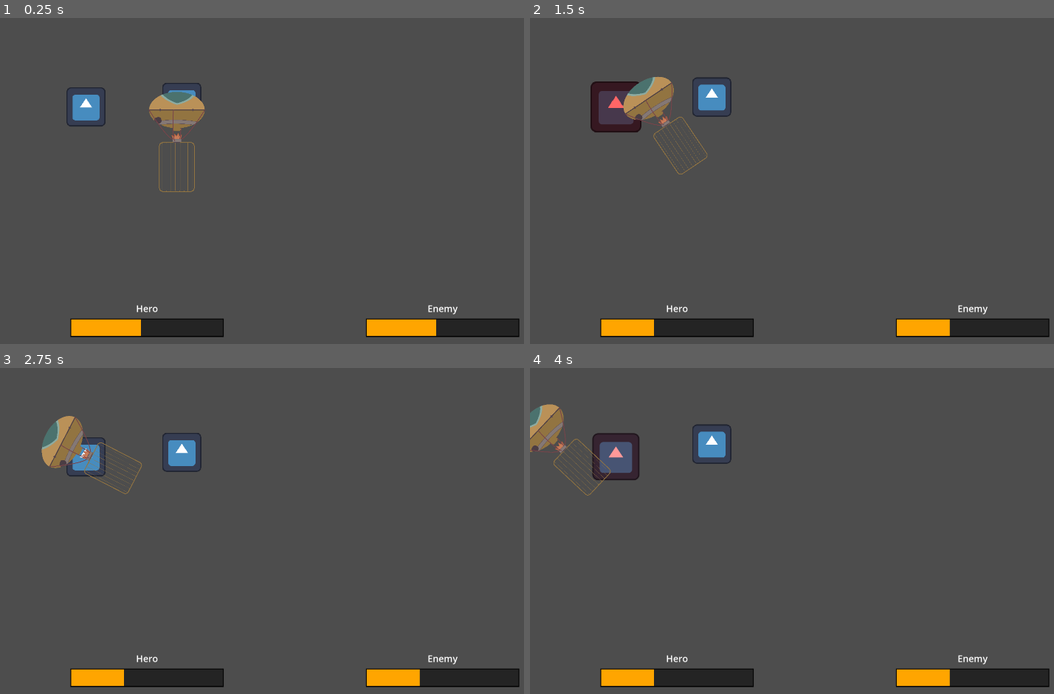
Above: before the commit, frames 1-4 (two rows, left to right).
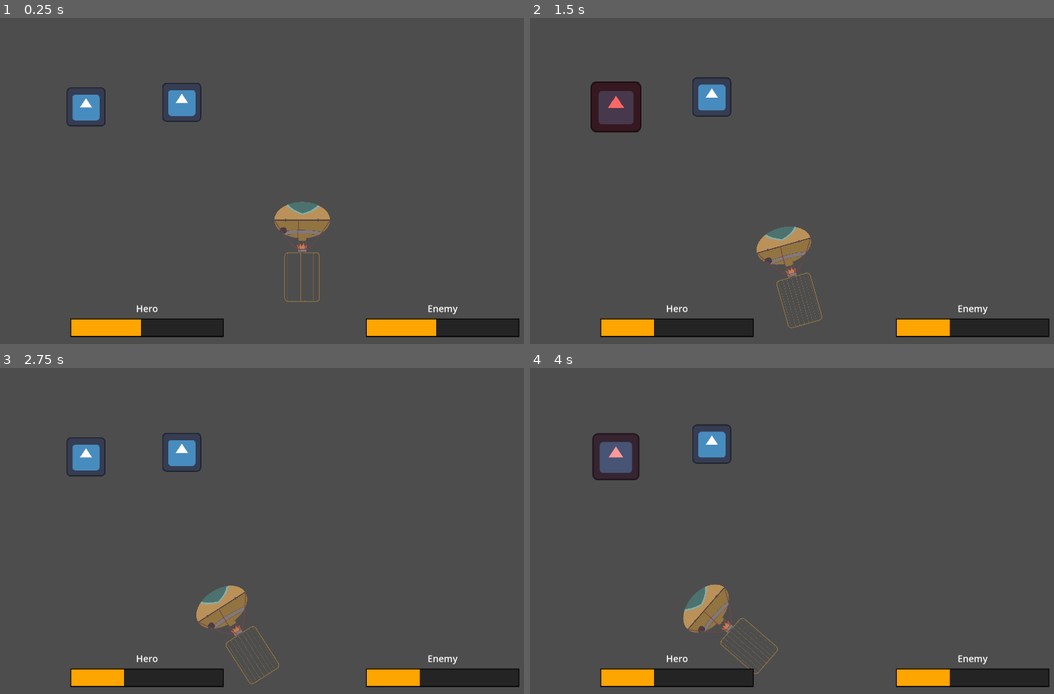
Above: after the commit, the same moments.

Repository: panorb/ludum-dare-53
Game: Godot game, scene res://world.tscn
Two runs of this game, one before a commit and one after it. Both use one fixed random seed, a clock stepped at 60 frames per second and the inputs below. The engine's default icon, where the game draws it, is replaced by a stand-in: a white triangle on a blue panel in a dark square.
Inputs (mouse positions are in pixels of both pictures, inside the frame that each line leads up to):
- Up to frame 1 (0.25 s): no input
- Up to frame 2 (1.5 s): tap Enter (ui_accept) at 0.5, 0.77 s; move the mouse to (954, 167) at 0.52 s; press the mouse at (954, 167) at 0.53 s; move the mouse to (708, 200) at 1.27 s; release the mouse at (708, 200) at 1.28 s; click (708, 200) at 1.35 s
- Up to frame 3 (2.75 s): tap Enter (ui_accept) at 1.52 s; move the mouse to (356, 459) at 2.02 s; press the mouse at (356, 459) at 2.03 s
- Up to frame 4 (4 s): move the mouse to (797, 599) at 2.77 s; release the mouse at (797, 599) at 2.78 s; click (797, 599) at 2.85 s; tap Enter (ui_accept) at 3.02, 3.77 s; move the mouse to (1001, 583) at 3.52 s; press the mouse at (1001, 583) at 3.53 s

The runs differ from the first frame. In frame 1, 2.1% of the frame differs, in the area x 28-63%, y 22-88%; in frame 2, 2.2%; in frame 3, 2.2%, in the area x 7-54%, y 14-98%; in frame 4, 2.0%.

Commit message:
Small suggestions for balloon.

Diff:
--- a/godot/game/balloon/balloon.gd
+++ b/godot/game/balloon/balloon.gd
@@ -5,6 +5,11 @@
 const MAX_WIND_SPEED = 300.0
 const MAX_RAW_WIND_POWER = 400.0
 const WIND_POWER_DROP = 1.0
+
+const PADDING_TOP = 200
+const PADDING_LEFT = 50
+const PADDING_RIGHT = 1800 - 50
+const PADDING_BOTTOM = 1000 - 200
 
 
 func get_wind_speed() -> Vector2:
@@ -38,8 +43,8 @@
 
 
 func reset_outside_position() -> void:
-	position.x = clamp(position.x, 50, 1800)
-	position.y = clamp(position.y, 50, 1000)
+	position.x = clamp(position.x, PADDING_LEFT, PADDING_RIGHT)
+	position.y = clamp(position.y, PADDING_TOP, PADDING_BOTTOM)
 
 
 func _physics_process(_delta) -> void:
--- a/godot/game/balloon/balloon.tscn
+++ b/godot/game/balloon/balloon.tscn
@@ -8,7 +8,7 @@
 [node name="Balloon" type="Node2D"]
 
 [node name="CharacterBody2D" type="CharacterBody2D" parent="."]
-position = Vector2(576, 324)
+position = Vector2(984, 683)
 scale = Vector2(0.3, 0.3)
 script = ExtResource("1_00v08")
 
--- a/godot/game/game.tscn
+++ b/godot/game/game.tscn
@@ -11,13 +11,13 @@
 [node name="Game" type="Node2D"]
 script = ExtResource("1_ak8ma")
 
+[node name="Balloon" parent="." instance=ExtResource("5_jytc0")]
+
 [node name="Cave" parent="." instance=ExtResource("3_5wdlg")]
 
 [node name="BattleField" parent="." instance=ExtResource("2_kbeyu")]
 
 [node name="CardSpawner" parent="." instance=ExtResource("4_sv5h8")]
-
-[node name="Balloon" parent="." instance=ExtResource("5_jytc0")]
 
 [node name="UI" type="CanvasLayer" parent="."]
 
